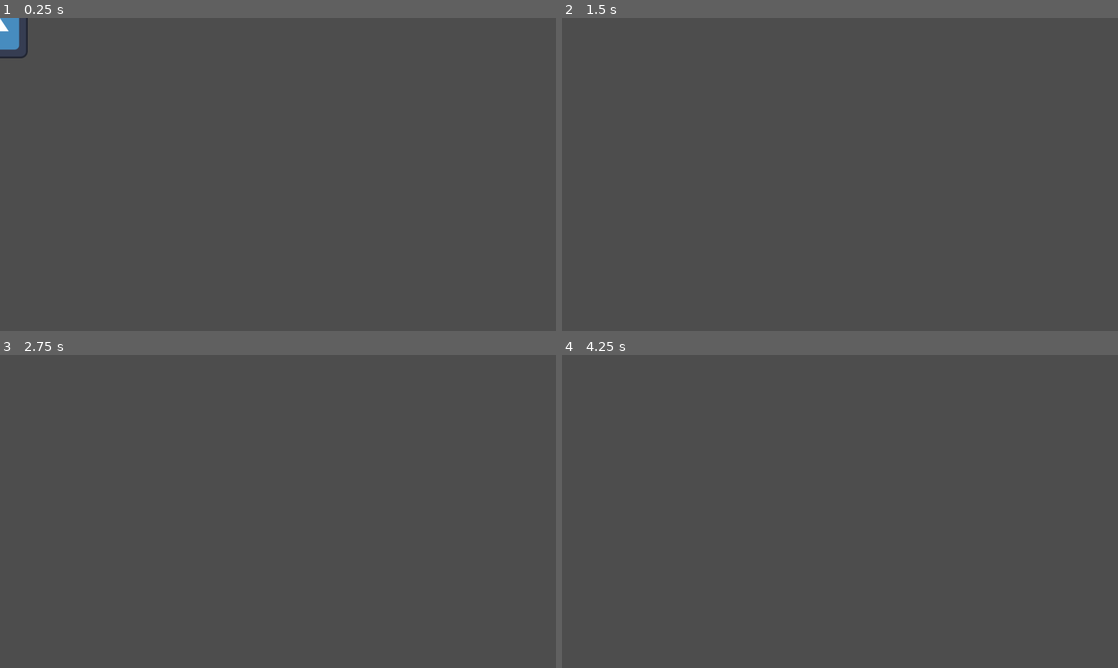
Above: before the commit, frames 1-4 (two rows, left to right).
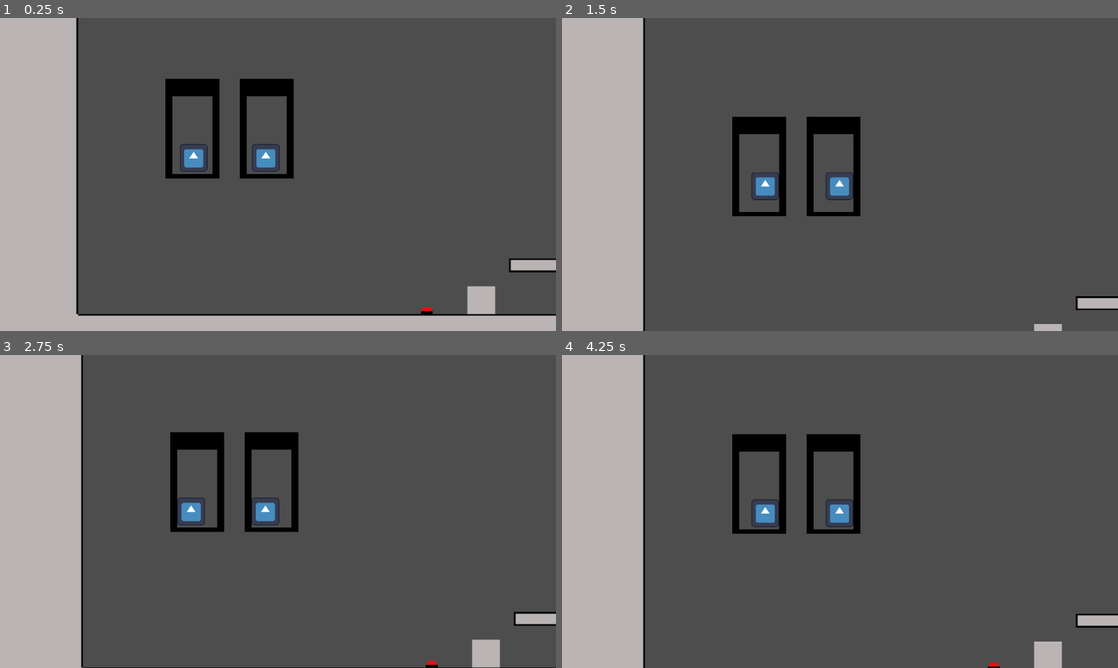
Above: after the commit, the same moments.

Repository: tioBlachi/gidget-world
Game: Godot game, scene res://scenes/Levels/lab1-1-2P.tscn
Same seed, same stepped clock (60 frames per second), same inputs: the game is played once before the commit and once after it. Before the commit the project starts from res://scenes/player/player.tscn. The engine's default icon, where the game draws it, is replaced by a stand-in: a white triangle on a blue panel in a dark square.
Inputs:
- Up to frame 1 (0.25 s): no input
- Up to frame 2 (1.5 s): hold Right (ui_right) from 0.53 s (still down); tap Space (jump) at 0.77 s
- Up to frame 3 (2.75 s): tap Space (jump) at 1.52 s; release Right (ui_right) at 2.03 s; hold Left (ui_left) from 2.03 s (still down)
- Up to frame 4 (4.25 s): tap Enter at 2.75 s; release Left (ui_left) at 2.78 s; hold Right (ui_right) from 2.78 s (still down); tap Space (jump) at 3.02, 3.77 s

The runs differ from the first frame. In frame 1, 23% of the frame differs, in the area x 0-100%, y 0-100%; in frame 2, 18%; in frame 3, 19%; in frame 4, 19%.

Commit message:
added assets

Diff:
--- a/project.godot
+++ b/project.godot
@@ -11,8 +11,8 @@
 [application]
 
 config/name="Gidget World"
-run/main_scene="uid://bxpry3684affg"
-config/features=PackedStringArray("4.4", "GL Compatibility")
+run/main_scene="res://scenes/Levels/lab1-1-2P.tscn"
+config/features=PackedStringArray("4.3", "GL Compatibility")
 config/icon="res://icon.svg"
 
 [display]
Binary file added: assets/BowenStuff/Block.png
Not shown, added: assets/BowenStuff/Block.png.import
Binary file added: assets/BowenStuff/Platform.png
Not shown, added: assets/BowenStuff/Platform.png.import
Binary file added: assets/BowenStuff/backgrounds.png
Not shown, added: assets/BowenStuff/backgrounds.png.import
Binary file added: assets/BowenStuff/button.png
Not shown, added: assets/BowenStuff/button.png.import
Binary file added: assets/BowenStuff/buttonPressed.png
Not shown, added: assets/BowenStuff/buttonPressed.png.import
Binary file added: assets/BowenStuff/crate.png
Not shown, added: assets/BowenStuff/crate.png.import
(and 47 more such lines)
